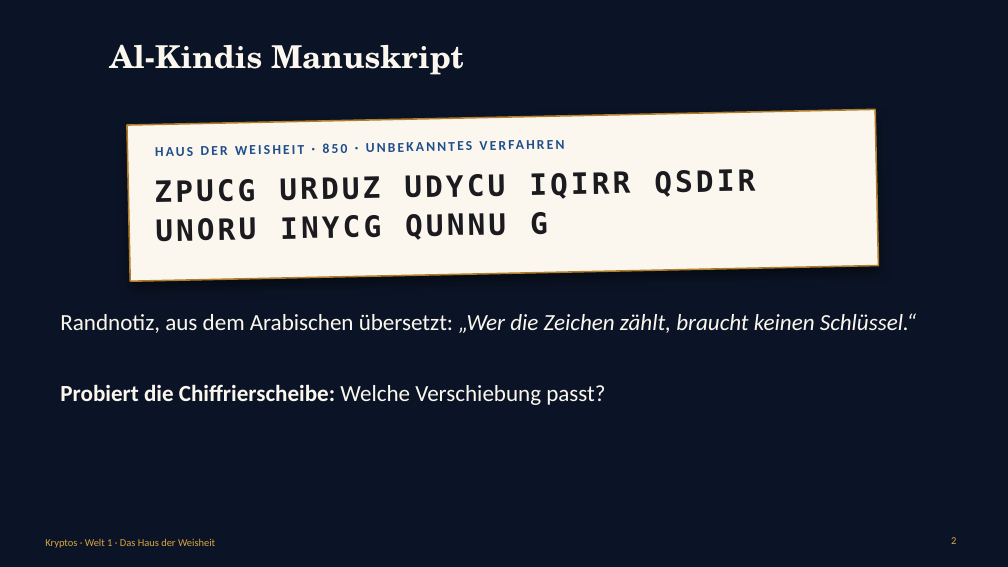
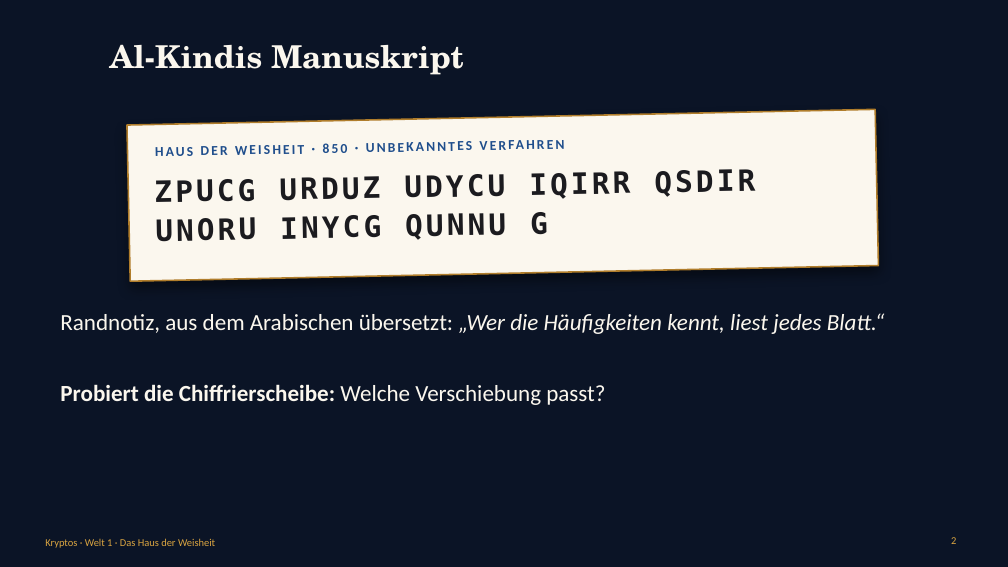
Before and after one commit to frankjuchim/kryptos, a slide deck: slide 2 of materialien/Welt1_Bagdad/1_Praesentation/KR_W1_Praesentation_Bagdad.pptx. Drawn at 1008x567 pixels with LibreOffice and Linux fonts; fonts in the diff are those of the drawing; background and template pictures are left out. Boxes give left, top, right and bottom in pixels: in the first picture for what was removed or moved away, otherwise in the second. Text is boxed around its words. In the diff, an @@ line names an element or a change of style, - is before the commit and + after.

```diff
--- a/materialien/Welt1_Bagdad/1_Praesentation/KR_W1_Praesentation_Bagdad.pptx
+++ b/materialien/Welt1_Bagdad/1_Praesentation/KR_W1_Praesentation_Bagdad.pptx
@@ text at <box>60,313,884,334</box>: text changed @@
-Randnotiz, aus dem Arabischen übersetzt: „Wer die Zeichen zählt, braucht keinen Schlüssel.“
+Randnotiz, aus dem Arabischen übersetzt: „Wer die Häufigkeiten kennt, liest jedes Blatt.“
```
Also in this commit, not shown: 1 other slide changed, 53 other files.
